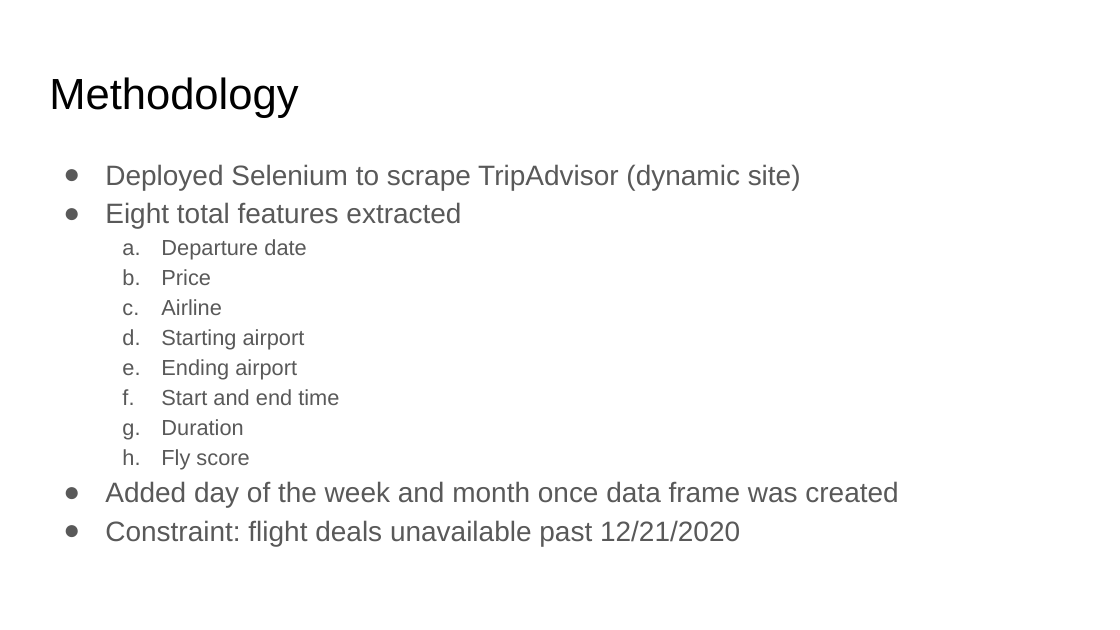
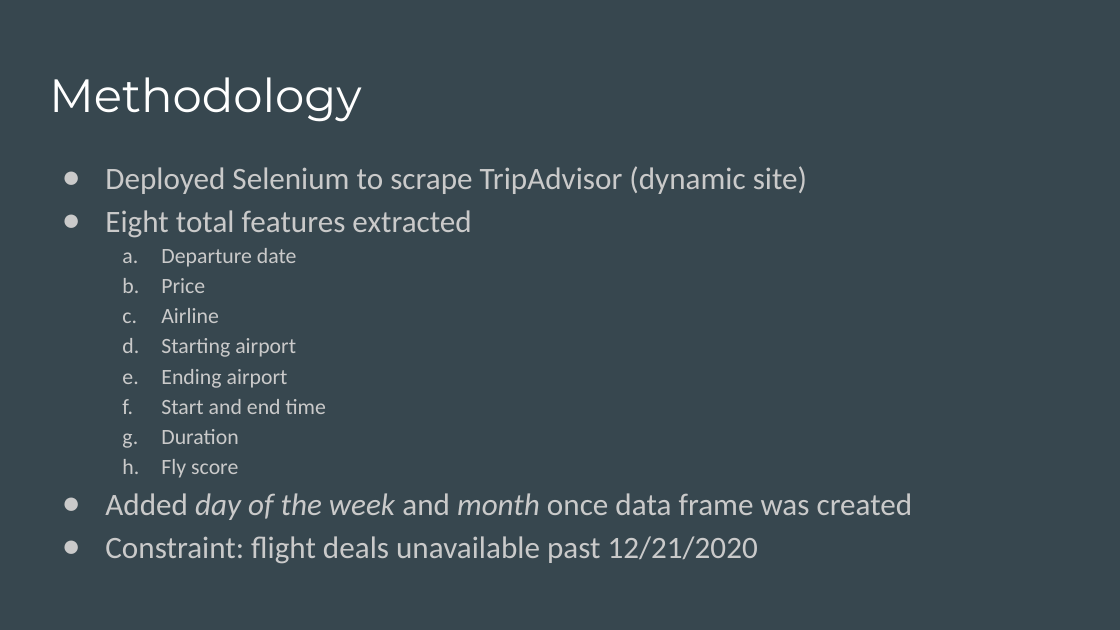
Before and after one commit to edwin-back/Webscraping_Tripadvisor_Flights, a slide deck: slide 2 of Web Scraping Tripadvisor Flights_Edwin Back.pptx. Drawn at 1120x630 pixels with LibreOffice and Linux fonts; fonts in the diff are those of the drawing. Boxes give left, top, right and bottom in pixels: in the first picture for what was removed or moved away, otherwise in the second. Text is boxed around its words. In the diff, an @@ line names an element or a change of style, - is before the commit and + after.

```diff
--- a/Web Scraping Tripadvisor Flights_Edwin Back.pptx
+++ b/Web Scraping Tripadvisor Flights_Edwin Back.pptx
@@ background #FFFFFF to #37474F @@
@@ title "Methodology" at bbox=[49, 77, 361, 122]: size 28 to 30 pt, font Arial to Montserrat, text colour #000000 to #FFFFFF @@
@@ text "Deployed Selenium to scrape TripAdvisor ..." at bbox=[105, 166, 913, 564]: size 18 to 20 pt in "Deployed Selenium to scrape TripAdvisor (dynamic site)", "Eight total features extracted", "Added day of the week and month ...", "Constraint: flight deals unavailable past 12/21/2020"; font Arial to Calibri, text colour #595959 to #CACACA; italic on in "day of the week month"; indent changed; bullet colour #595959 to #CACACA @@
```
Also in this commit, not shown: 7 other slides changed, 8 slides added, 6 slides removed.
